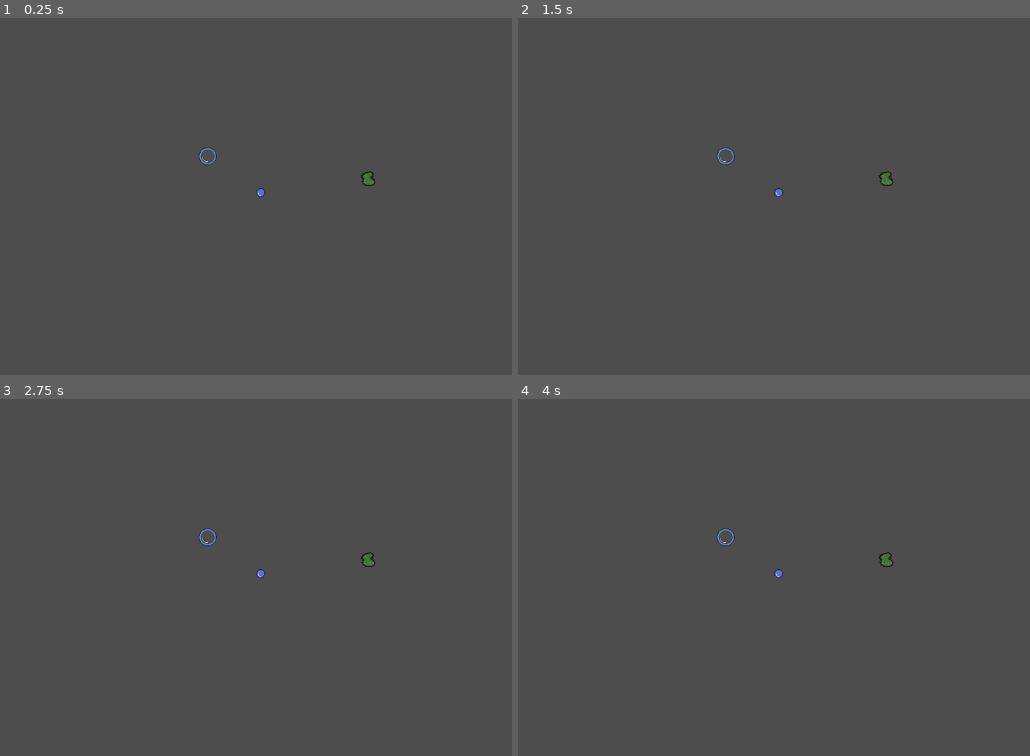
Above: before the commit, frames 1-4 (two rows, left to right).
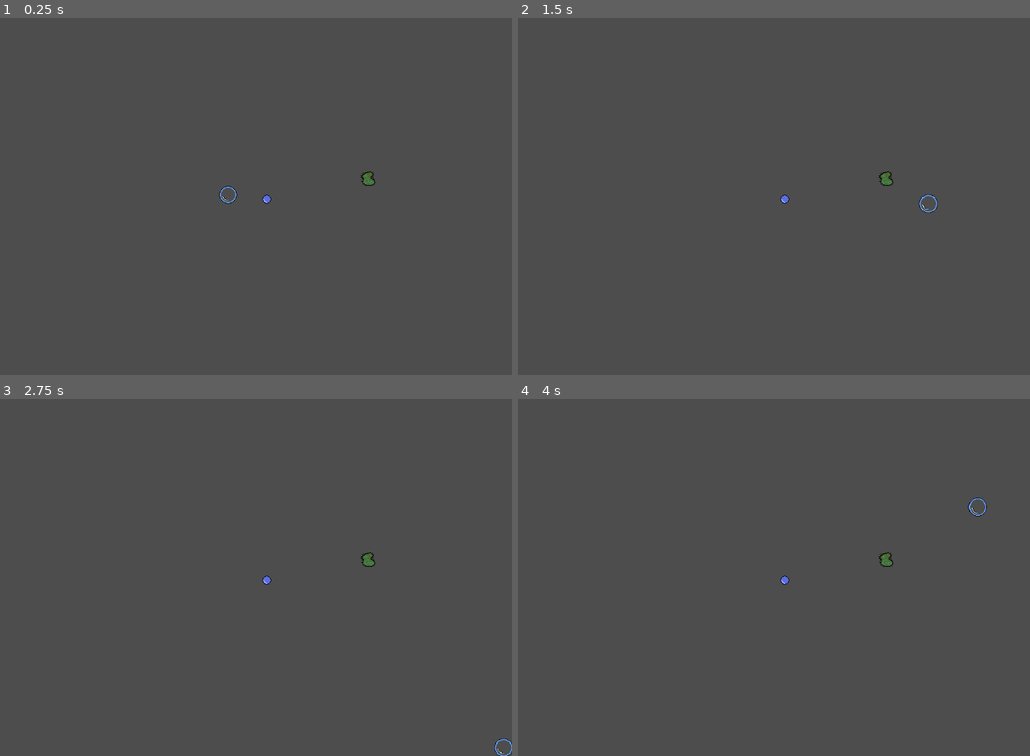
Above: after the commit, the same moments.

Repository: that-damn-cat/BubbleTrouble
Game: Godot game, scene res://game.tscn
Same seed, same stepped clock (60 frames per second), same inputs: the game is played once before the commit and once after it.
Inputs:
- Up to frame 1 (0.25 s): no input
- Up to frame 2 (1.5 s): tap Enter at 0.5 s; hold Right (right) 0.53-1.28 s; hold Down (down) from 1.28 s (still down)
- Up to frame 3 (2.75 s): tap Space at 2 s; release Down (down) at 2.03 s; hold Right (right) from 2.03 s (still down)
- Up to frame 4 (4 s): tap Enter at 2.75 s; release Right (right) at 2.78 s; hold Up (up) 2.78-3.53 s; tap Space at 3.5 s; hold Left (left) from 3.53 s (still down)

The runs differ from the first frame. In frame 1, 0.2% of the frame differs, in the area x 38-54%, y 36-53%; in frame 2, 0.2%, in the area x 38-82%, y 36-55%; in frame 3, 0.2%; in frame 4, 0.2%.
Error before the commit: Parse Error: Identifier "input_vector" not declared in the current scope. (res://Entities/Player/player.gd:32)

Commit message:
Player-Droplet Interaction

Diff:
--- a/Entities/Droplet/droplet.gd
+++ b/Entities/Droplet/droplet.gd
@@ -1,10 +1,7 @@
 extends Area2D
 
-@export var size_bonus: float = 0.25
+@export var size_bonus: float = 2.0
 
-func _process(delta: float) -> void:
-	pass
-
-func _on_collision_shape_2d_child_entered_tree(node: Node) -> void:
-	sizeup.emit()
-	queue_free()
+func _on_body_entered(body: Node2D) -> void:
+	if body is Player:
+		body.add_size(size_bonus)
--- a/Entities/Droplet/droplet.tscn
+++ b/Entities/Droplet/droplet.tscn
@@ -7,6 +7,8 @@
 radius = 8.062258
 
 [node name="Droplet" type="Area2D"]
+collision_layer = 8
+collision_mask = 18
 script = ExtResource("1_y06n3")
 
 [node name="Sprite2D" type="Sprite2D" parent="."]
@@ -16,4 +18,5 @@
 shape = SubResource("CircleShape2D_y06n3")
 debug_color = Color(0.008714891, 0.529545, 0.36803523, 0.41960785)
 
+[connection signal="body_entered" from="." to="." method="_on_body_entered"]
 [connection signal="child_entered_tree" from="CollisionShape2D" to="." method="_on_collision_shape_2d_child_entered_tree"]
--- a/Entities/Player/player.gd
+++ b/Entities/Player/player.gd
@@ -5,11 +5,13 @@
 @export var acceleration = 15
 @export var max_speed = 500
 @export_range(0.0, 1.0, 0.01) var friction = .09
+@export var mass: float = 32.0
 
 @export_category("Collider Settings")
+@export var physics_inset_pixels: float = 2.0
+@export var merge_outset_pixels: float = 1.0
 
 
-var mass: float = 32.0
 var direction := Vector2.ZERO
 var sprite: Sprite2D
 var collider: CollisionShape2D
@@ -29,15 +31,18 @@
 
 func _physics_process(delta):
 	if direction.length() > 0.0:
-		velocity += input_vector * acceleration
+		velocity += direction * acceleration
 		velocity = velocity.limit_length(max_speed)
 	else:
 		velocity = lerp(velocity, Vector2.ZERO, friction)
 
 	move_and_slide()
 
+func add_size(amount: float) -> void:
+	mass += amount
+	update_size()
 
 func update_size() -> void:
 	sprite.scale.x = mass / sprite.texture.get_size().x
 	sprite.scale.y = mass / sprite.texture.get_size().y
-	#collision_shape =
+	collision_shape.radius = (mass / 2.0) - physics_inset_pixels
--- a/Entities/Player/player.tscn
+++ b/Entities/Player/player.tscn
@@ -7,6 +7,8 @@
 radius = 14.0
 
 [node name="Player" type="CharacterBody2D"]
+collision_layer = 2
+collision_mask = 31
 script = ExtResource("1_y2db8")
 friction = 0.06
 
--- a/game.tscn
+++ b/game.tscn
@@ -15,6 +15,7 @@
 [node name="Bounds" type="Node2D" parent="."]
 
 [node name="Left Boundry" type="StaticBody2D" parent="Bounds"]
+collision_mask = 14
 
 [node name="CollisionShape2D" type="CollisionShape2D" parent="Bounds/Left Boundry"]
 position = Vector2(-10, 324.75)
@@ -22,6 +23,7 @@
 debug_color = Color(0.5414169, 0.26582396, 9.62615e-08, 0.41960785)
 
 [node name="Right Boundry" type="StaticBody2D" parent="Bounds"]
+collision_mask = 14
 
 [node name="CollisionShape2D" type="CollisionShape2D" parent="Bounds/Right Boundry"]
 position = Vector2(1162, 324.875)
@@ -29,6 +31,7 @@
 debug_color = Color(0.5411765, 0.26666668, 0, 0.41960785)
 
 [node name="Top Boundry" type="StaticBody2D" parent="Bounds"]
+collision_mask = 14
 
 [node name="CollisionShape2D" type="CollisionShape2D" parent="Bounds/Top Boundry"]
 position = Vector2(576, -5)
@@ -36,21 +39,18 @@
 debug_color = Color(0.5411765, 0.26666668, 0, 0.41960785)
 
 [node name="Bottom Boundry" type="StaticBody2D" parent="Bounds"]
+collision_mask = 14
 
 [node name="CollisionShape2D" type="CollisionShape2D" parent="Bounds/Bottom Boundry"]
 position = Vector2(576, 653)
 shape = SubResource("RectangleShape2D_0ia01")
 debug_color = Color(0.5411765, 0.26666668, 0, 0.41960785)
 
-[node name="bubble" parent="." instance=ExtResource("1_0f0hj")]
-unique_name_in_owner = true
-position = Vector2(601, 251)
-
-[node name="Droplet" parent="." instance=ExtResource("2_hg6cf")]
-position = Vector2(697, 317)
+[node name="Player" parent="." instance=ExtResource("1_0f0hj")]
+position = Vector2(638, 321)
 
 [node name="germ" parent="." instance=ExtResource("3_0ia01")]
 position = Vector2(892, 291)
 
-[connection signal="body_entered" from="Droplet" to="Droplet" method="_on_collision_shape_2d_child_entered_tree"]
-[connection signal="sizeup" from="Droplet" to="bubble" method="_on_droplet_sizeup"]
+[node name="Droplet" parent="." instance=ExtResource("2_hg6cf")]
+position = Vector2(708, 329)
